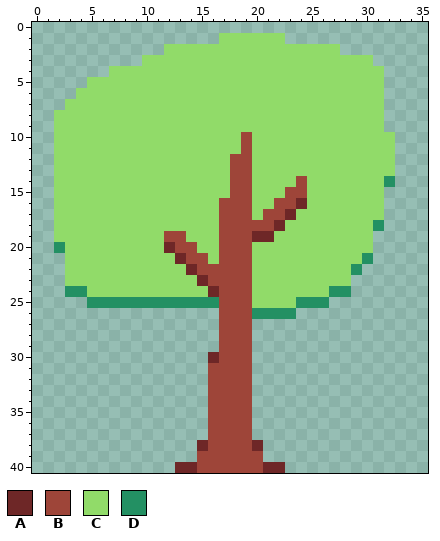
One commit to this pixel-art sprite: MonkeyGame/Assets/Graphics/Sprites/Tilemap/Tree.png. Above, as it was before the edit.
The file is 36x41 pixels.
Palette (. is transparent): A #6e2727  B #9e4539  C #91db69  D #239063
Pixels before, first column x 2:
 1 ...............CCCCCC..........
 2 ..........CCCCCCCCCCCCCCCC.....
 3 ........CCCCCCCCCCCCCCCCCCCCC..
 4 .....CCCCCCCCCCCCCCCCCCCCCCCCC.
 5 ...CCCCCCCCCCCCCCCCCCCCCCCCCCC.
 6 ..CCCCCCCCCCCCCCCCCCCCCCCCCCCC.
 7 .CCCCCCCCCCCCCCCCCCCCCCCCCCCCC.
 8 CCCCCCCCCCCCCCCCCCCCCCCCCCCCCC.
 9 CCCCCCCCCCCCCCCCCCCCCCCCCCCCCC.
10 CCCCCCCCCCCCCCCCCBCCCCCCCCCCCCC
11 CCCCCCCCCCCCCCCCCBCCCCCCCCCCCCC
12 CCCCCCCCCCCCCCCCBBCCCCCCCCCCCCC
13 CCCCCCCCCCCCCCCCBBCCCCCCCCCCCCC
14 CCCCCCCCCCCCCCCCBBCCCCBCCCCCCCD
15 CCCCCCCCCCCCCCCCBBCCCBBCCCCCCC.
16 CCCCCCCCCCCCCCCBBBCCBBACCCCCCC.
17 CCCCCCCCCCCCCCCBBBCBBACCCCCCCC.
18 CCCCCCCCCCCCCCCBBBBBACCCCCCCCD.
19 CCCCCCCCCCBBCCCBBBAACCCCCCCCC..
20 DCCCCCCCCCABBCCBBBCCCCCCCCCCC..
21 .CCCCCCCCCCABBCBBBCCCCCCCCCCD..
22 .CCCCCCCCCCCABBBBBCCCCCCCCCD...
23 .CCCCCCCCCCCCABBBBCCCCCCCCC....
24 .DDCCCCCCCCCCCABBBCCCCCCCDD....
25 ...DDDDDDDDDDDDBBBCCCCDDD......
26 ...............BBBDDDD.........
27 ...............BBB.............
28 ...............BBB.............
29 ...............BBB.............
30 ..............ABBB.............
31 ..............BBBB.............
32 ..............BBBB.............
33 ..............BBBB.............
34 ..............BBBB.............
35 ..............BBBB.............
36 ..............BBBB.............
37 ..............BBBB.............
38 .............ABBBBA............
39 .............BBBBBB............
40 ...........AABBBBBBAA..........
The result:
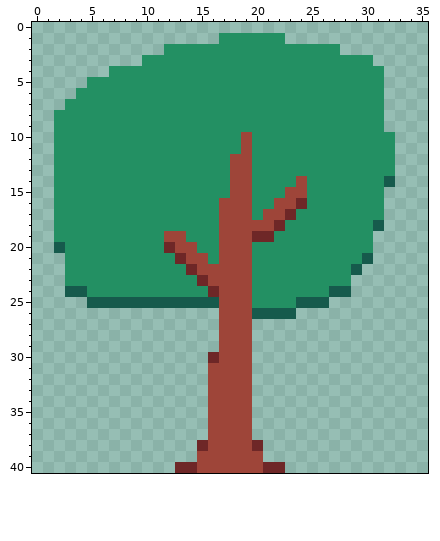
From old to new:
Colour C changes from #91db69 to #239063.
Colour D changes from #239063 to #165a4c.
Where, in picture pixels (left, top, right, bottom), the same in both pictures:
changed: (54, 33, 395, 319)
